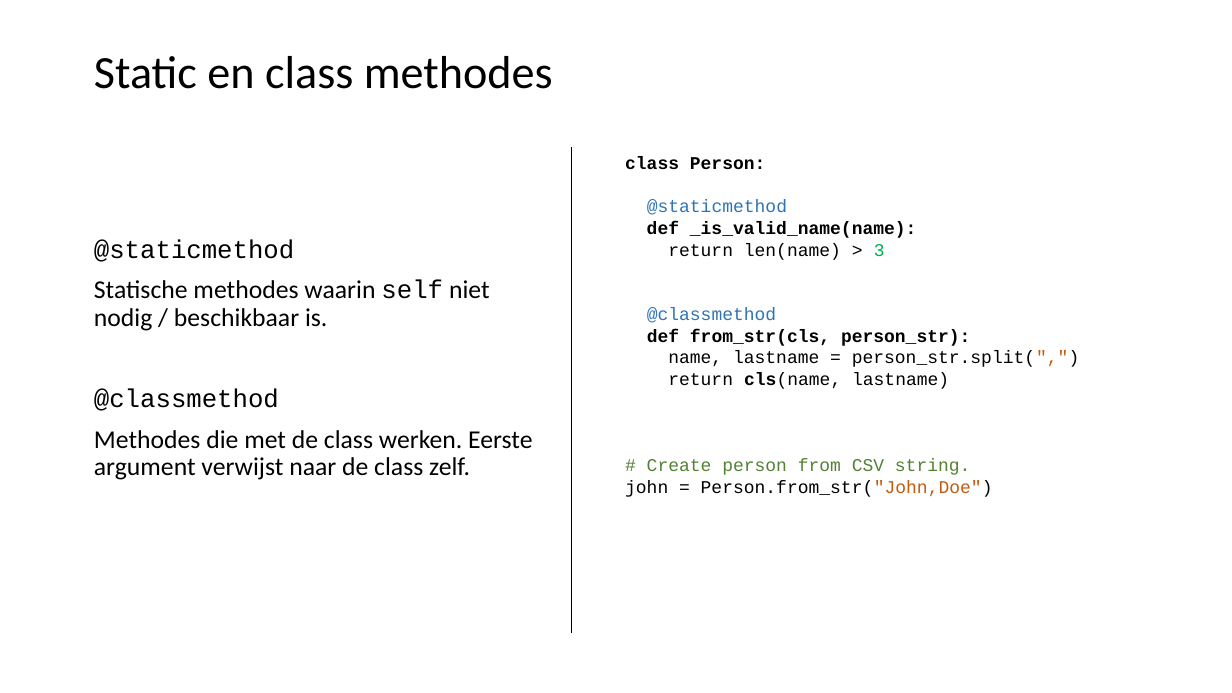
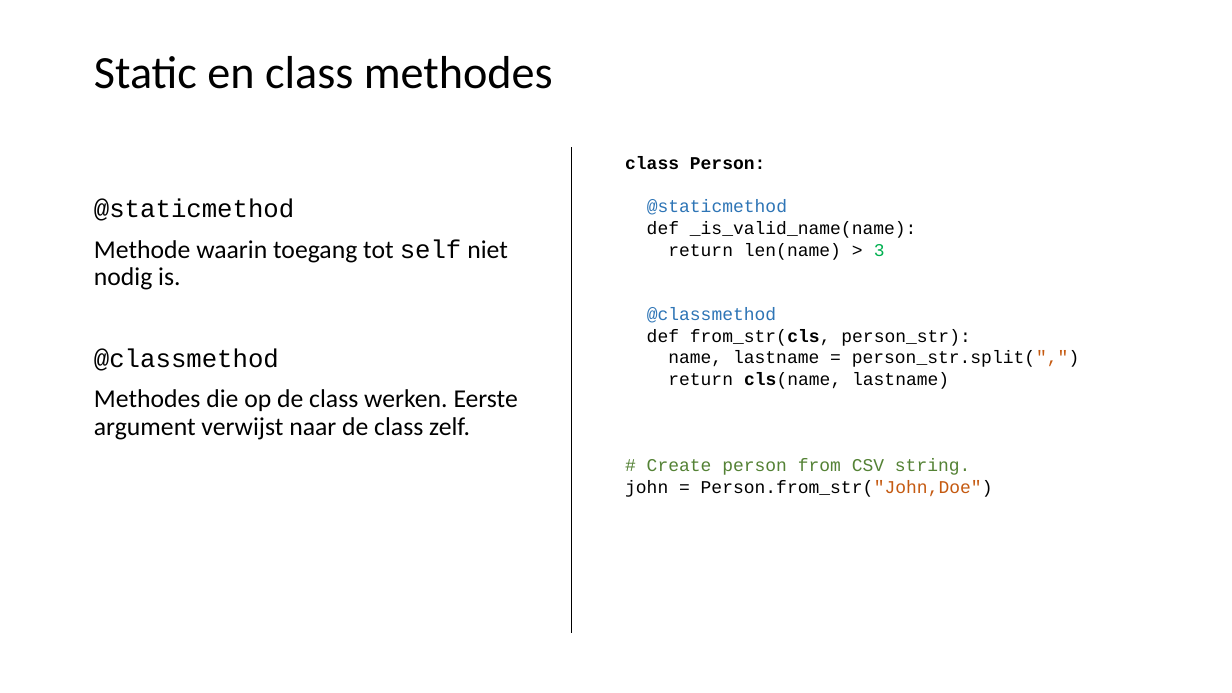
Before and after one commit to LFKoning/knowledge-sharing, a slide deck: slide 58 of python_course/1_basics_classes/python_cursus_1.pptx (slide 57 before the commit). Drawn at 1232x693 pixels with LibreOffice and Linux fonts; fonts in the diff are those of the drawing. Boxes give left, top, right and bottom in pixels: in the first picture for what was removed or moved away, otherwise in the second. Text is boxed around its words. In the diff, an @@ line names an element or a change of style, - is before the commit and + after.

```diff
--- a/python_course/1_basics_classes/python_cursus_1.pptx
+++ b/python_course/1_basics_classes/python_cursus_1.pptx
@@ text at bbox=[94, 239, 508, 290]: text changed @@
-Statische methodes waarin self niet nodig / beschikbaar is.
+Methode waarin toegang tot self niet nodig is.
@@ text at bbox=[647, 222, 970, 346]: bold off in "def _is_valid_name(name):", "def from_str(cls, person_str):" @@
@@ text at bbox=[94, 389, 518, 440]: text changed @@
-Methodes die met de class werken. Eerste argument verwijst naar de class zelf.
+Methodes die op de class werken. Eerste argument verwijst naar de class zelf.
```
Also in this commit, not shown: 6 other slides changed, 1 slide added, 3 other files.
